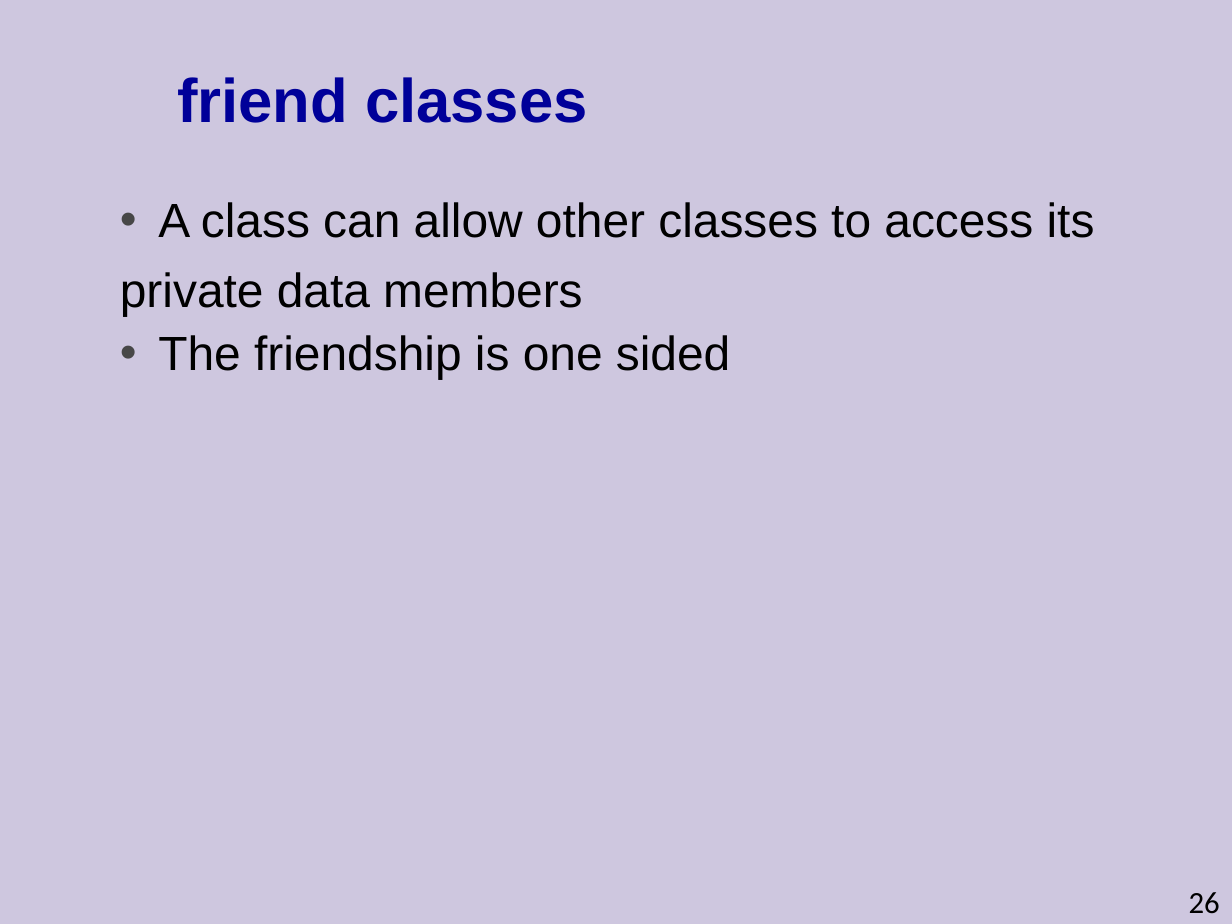
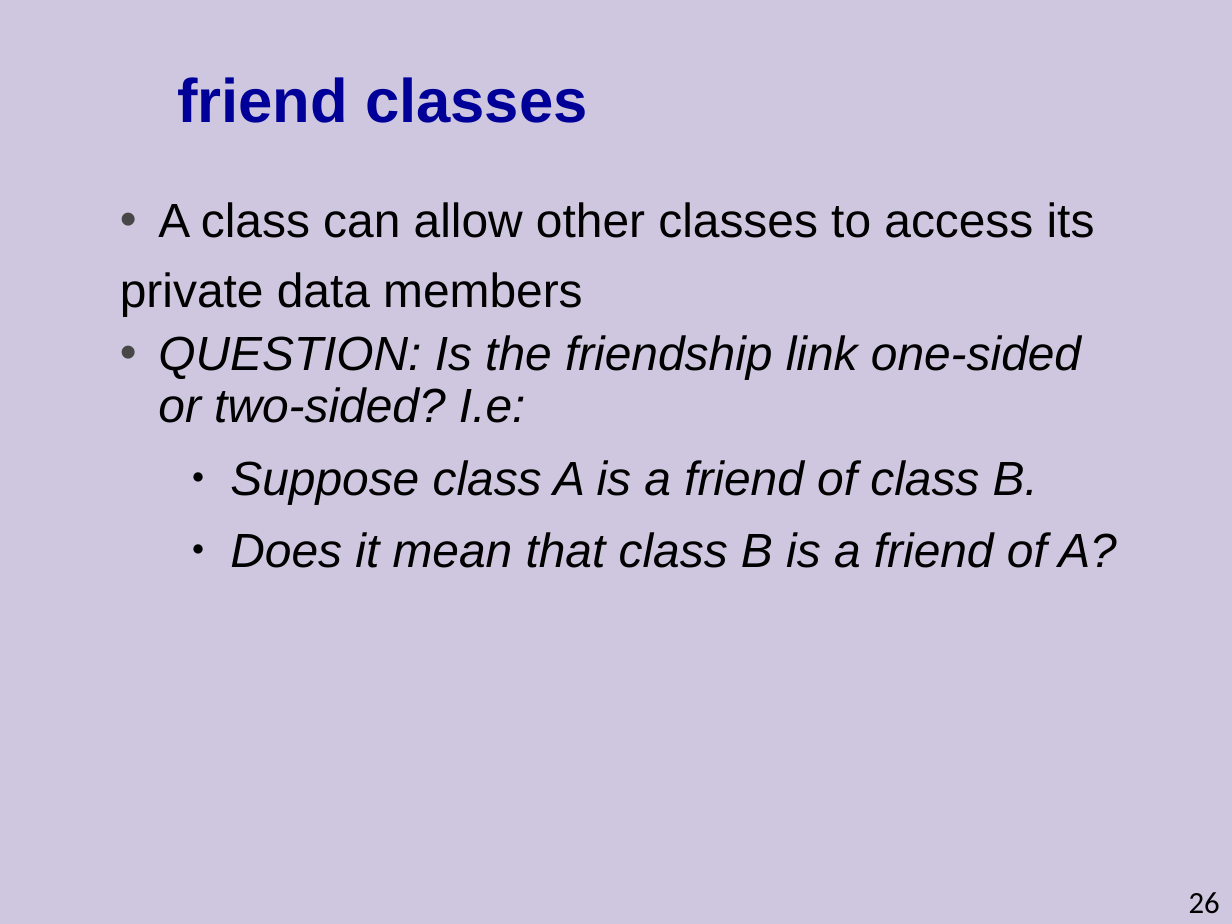
Before and after one commit to cpp-at-ariel/cpp-5778, a slide deck: slide 26 of week04-operator-overloading/slides.odp. Drawn at 1232x924 pixels with LibreOffice and Linux fonts; fonts in the diff are those of the drawing. Boxes give left, top, right and bottom in pixels: in the first picture for what was removed or moved away, otherwise in the second. Text is boxed around its words. In the diff, an @@ line names an element or a change of style, - is before the commit and + after.

```diff
--- a/week04-operator-overloading/slides.odp
+++ b/week04-operator-overloading/slides.odp
@@ text at <box>158,335,1117,568</box>: text changed; italic on @@
-  • The friendship is one sided
+  • QUESTION: Is the friendship link one-sided or two-sided? I.e:
+    ● Suppose class A is a friend of class B.
+    ● Does it mean that class B is a friend of A?
```
Also in this commit, not shown: 2 other slides changed, 8 slides removed, 14 other files.
